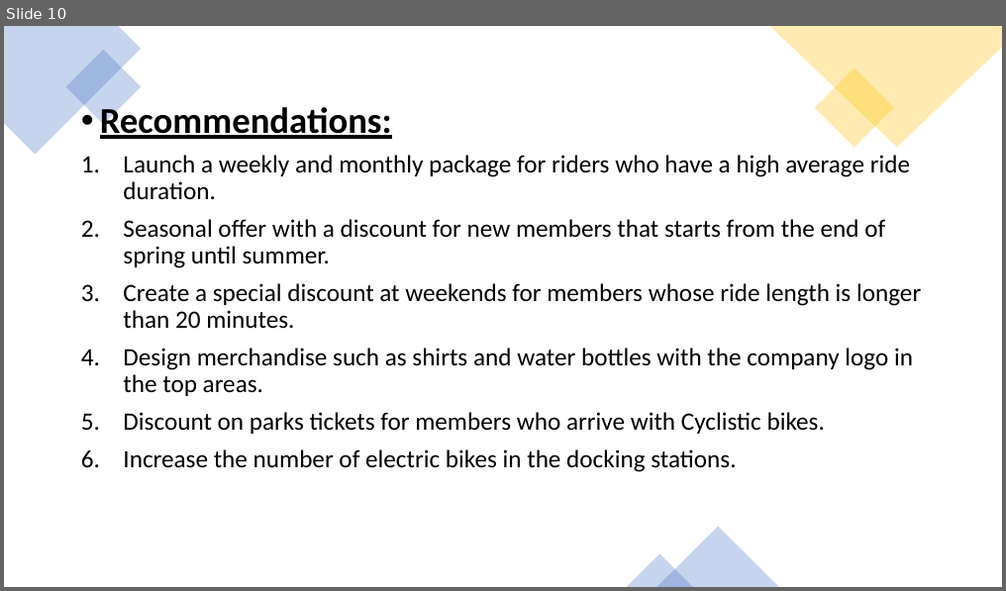
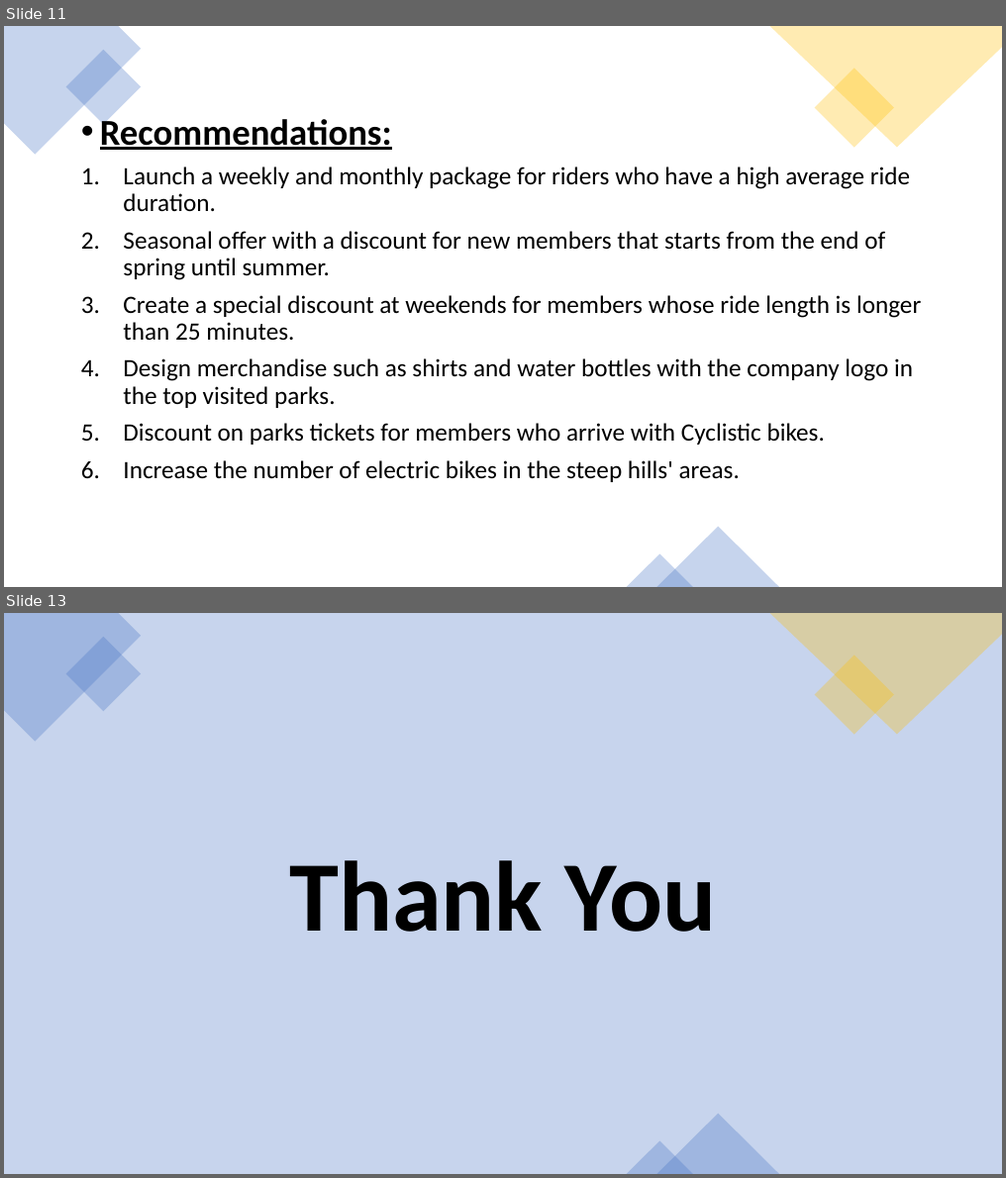
Before and after one commit to a7mdNasrr/Cyclistic-bike-share, a slide deck: Bike Share Presentation.pptx. Shown one above the other, each under a label of ours: slide 10 before the commit, slides 11 and 13 after it; the slides between them are not shown. The pictures are 1006x591 and 1006x1178 pixels, drawn with LibreOffice and Linux fonts; fonts in the diff are those of the drawing. Boxes give left, top, right and bottom in pixels: in the first picture for what was removed or moved away, otherwise in the second. Text is boxed around its words. In the diff, an @@ line names an element or a change of style, - is before the commit and + after.

```diff
--- a/Bike Share Presentation.pptx
+++ b/Bike Share Presentation.pptx
@@ slide 13 added at (4, 613, 1002, 1174), background #C7D4ED @@
@@ freeform shape added at (4, 613, 141, 742), fill #4472C4 at 30% opacity @@
@@ rectangle added at (66, 637, 142, 712), fill #4472C4 at 30% opacity @@
@@ freeform shape added at (770, 613, 1002, 735), fill #FFC000 at 30% opacity @@
@@ rectangle added at (815, 656, 894, 735), fill #FFC000 at 30% opacity @@
@@ title added at (289, 861, 716, 932), 96 pt, text #000000, bold @@
+Thank You
@@ triangle added at (656, 1114, 779, 1174), fill #4472C4 at 30% opacity @@
@@ triangle added at (627, 1142, 693, 1174), fill #4472C4 at 30% opacity @@
@@ what was slide 10 is now slide 11 @@
@@ slide 11 changed as well @@
@@ text "Recommendations:": place and size @@
-text "Recommendations:" at (100, 102, 921, 472)
+text "Recommendations:" at (100, 114, 921, 482)
@@ text at (123, 295, 921, 408): text changed @@
-3. Create a special discount at weekends for members whose ride length is longer than 20 minutes.
-4. Design merchandise such as shirts and water bottles with the company logo in the top areas.
+3. Create a special discount at weekends for members whose ride length is longer than 25 minutes.
+4. Design merchandise such as shirts and water bottles with the company logo in the top visited parks.
@@ text at (123, 461, 740, 482): text changed @@
-6. Increase the number of electric bikes in the docking stations.
+6. Increase the number of electric bikes in the steep hills' areas.
```
Also in this commit, not shown: 9 other slides changed, 2 other slides added, 2 other files.
